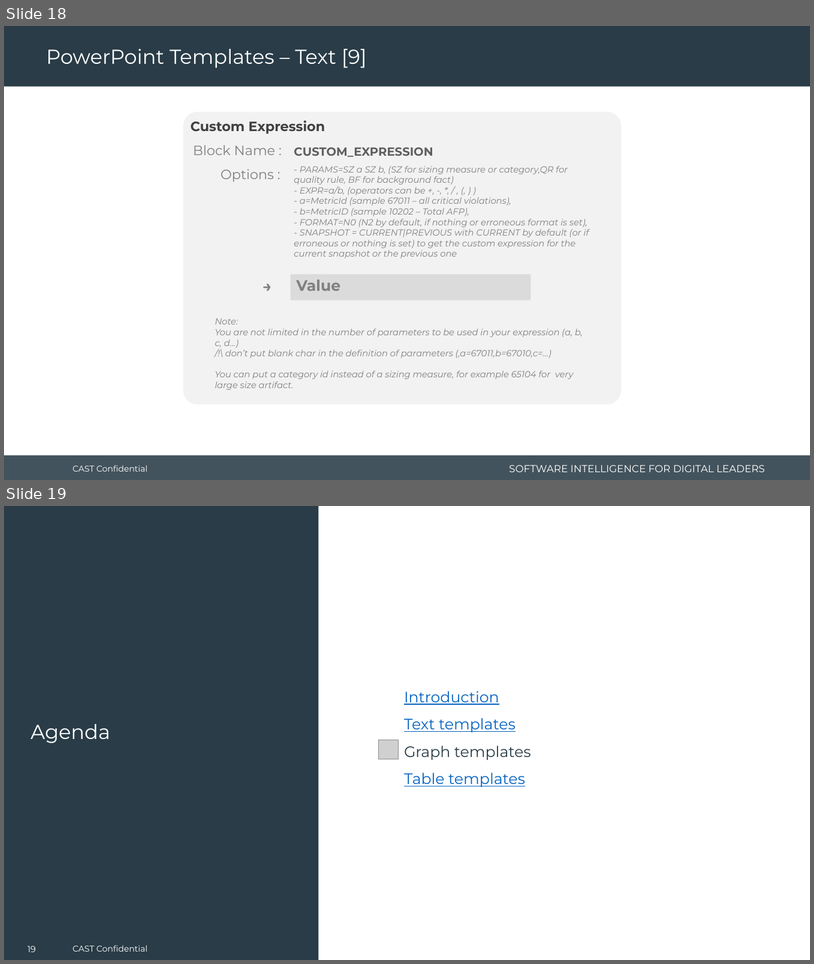
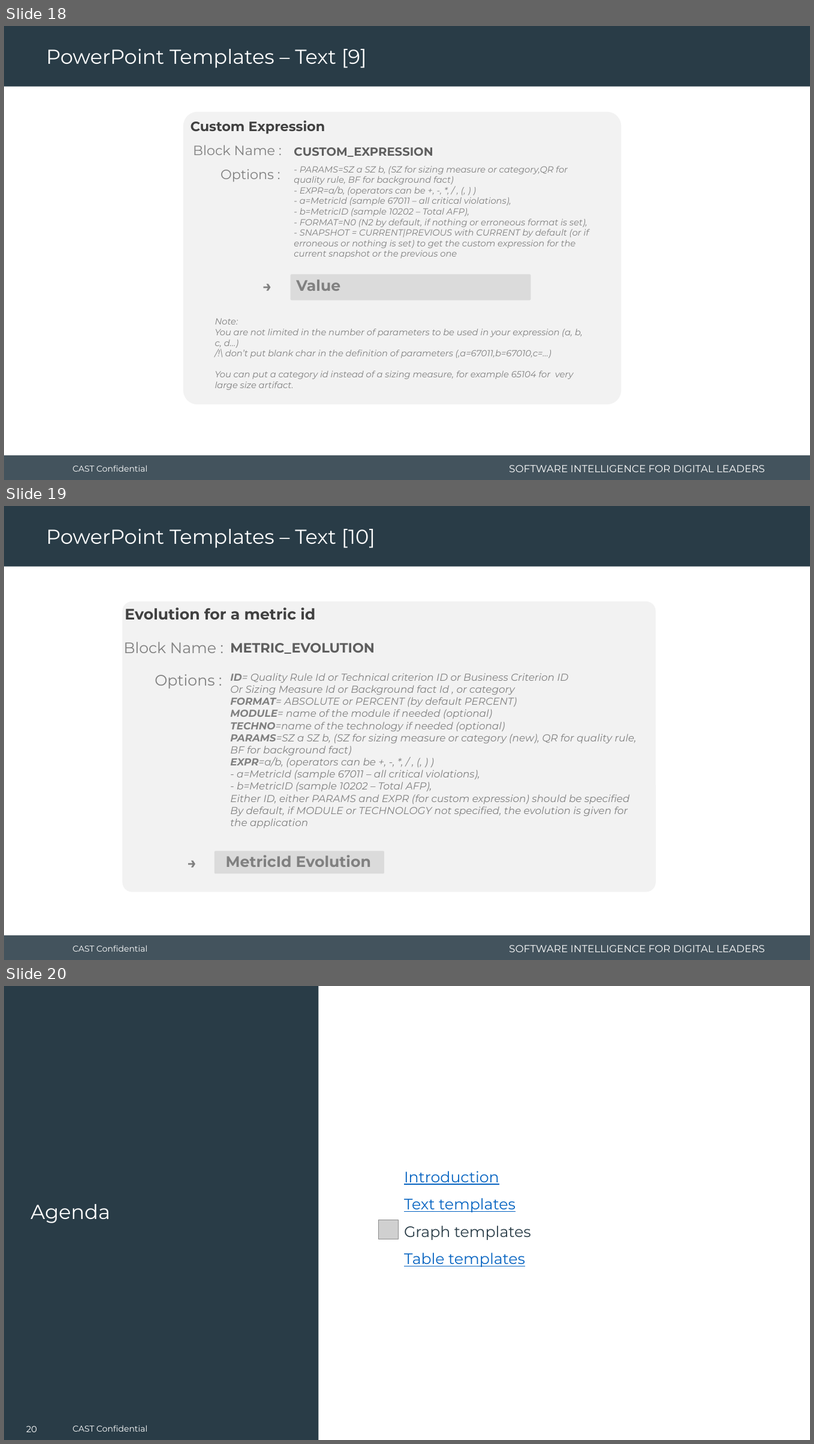
Before and after one commit to CAST-projects/CAST-ReportGenerator, a slide deck: CastReporting.Reporting.Core/Templates/Application/Component library/1- Powerpoint-components-library.pptx. Shown one above the other, each under a label of ours: slides 18 and 19 before the commit, slides 18, 19 and 20 after it. The pictures are 814x964 and 814x1444 pixels, drawn with LibreOffice and Linux fonts; fonts in the diff are those of the drawing; grey boxes stand for pictures; background and template pictures are left out. Boxes give left, top, right and bottom in pixels: in the first picture for what was removed or moved away, otherwise in the second. Text is boxed around its words. In the diff, an @@ line names an element or a change of style, - is before the commit and + after.

Commit message:
REPORTGEN-916: update library templates

```diff
--- a/CastReporting.Reporting.Core/Templates/Application/Component library/1- Powerpoint-components-library.pptx
+++ b/CastReporting.Reporting.Core/Templates/Application/Component library/1- Powerpoint-components-library.pptx
@@ slide 19 added at <box>4,506,810,960</box>, background #FFFFFF; not listed: 4 template elements that a slide beside it also shows @@
@@ title added at <box>46,529,375,548</box>, 24 pt, text #FFFFFF @@
+PowerPoint Templates – Text [10]
@@ group added at <box>123,601,656,892</box>: 7 texts, 2 rounded rectangles @@
+Evolution for a metric id
+METRIC_EVOLUTION
+→
+Block Name :
+ID= Quality Rule Id or Technical criterion ID or Business Criterion ID
+Or Sizing Measure Id or Background fact Id , or category
+FORMAT= ABSOLUTE or PERCENT (by default PERCENT)
+MODULE= name of the module if needed (optional)
+TECHNO=name of the technology if needed (optional)
+PARAMS=SZ a SZ b, (SZ for sizing measure or category (new), QR for quality rule, BF for background fact)
+EXPR=a/b, (operators can be +, -, *, / , (, ) )
+- a=MetricId (sample 67011 – all critical violations),
+- b=MetricID (sample 10202 – Total AFP),
+Either ID, either PARAMS and EXPR (for custom expression) should be specified
+By default, if MODULE or TECHNOLOGY not specified, the evolution is given for the application
+Options :
+MetricId Evolution
@@ what was slide 19 is now slide 20 @@
@@ page number at <box>26,1425,37,1432</box>: text changed @@
-19
+20
```
Also in this commit, not shown: 1 slide changed, 5 other files.
